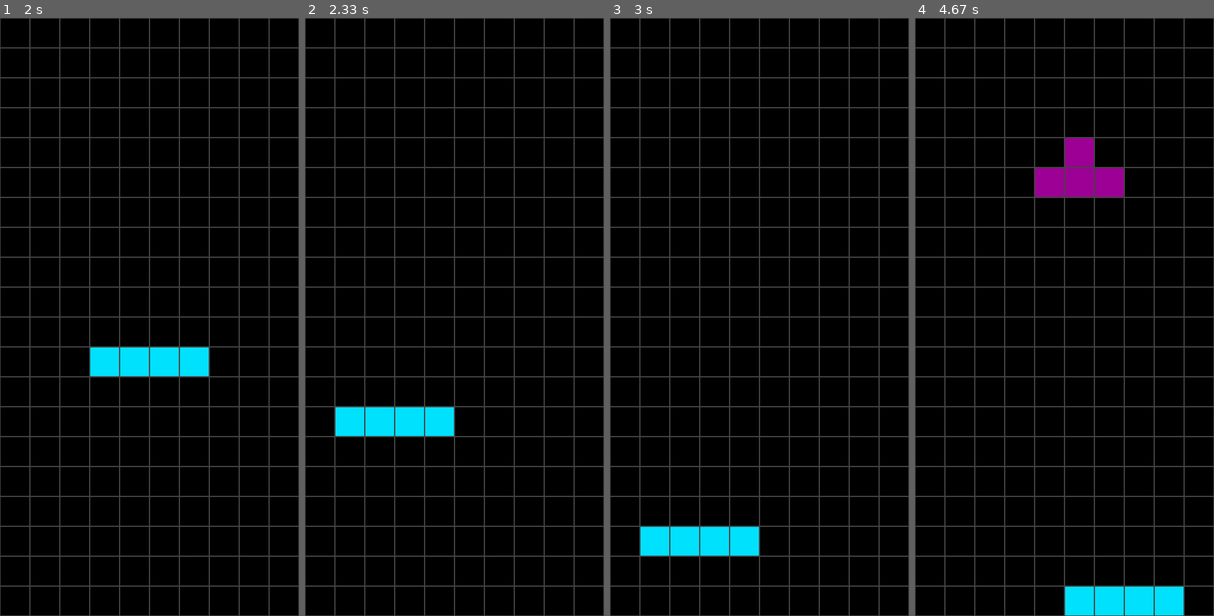
Above: before the commit, frames 1-4 (left to right).
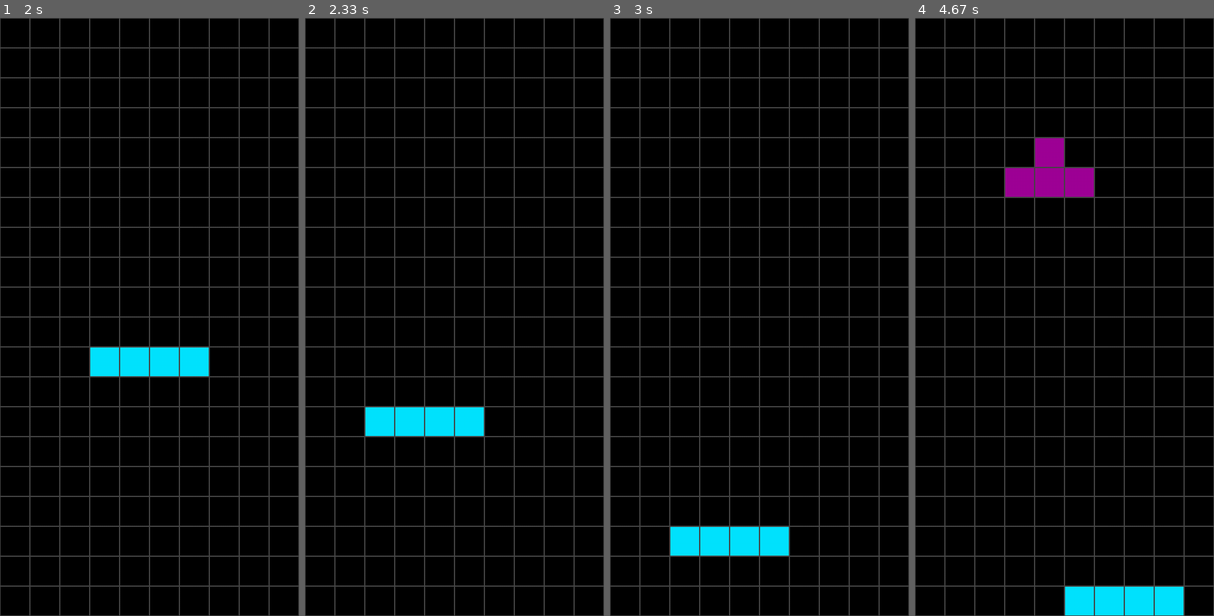
Above: after the commit, the same moments.

Repository: Dymoxz/TetrisAI
Game: pygame game, started from improved.py
Same seed, same stepped clock (60 frames per second), same inputs: the game is played once before the commit and once after it.
Inputs:
- Up to frame 1 (2 s): hold Right 0.33-0.8 s; hold Up 0.83-1.13 s; hold Right 1.17-1.63 s; hold Left from 1.67 s (still down)
- Up to frame 2 (2.33 s): release Left at 2.2 s
- Up to frame 3 (3 s): hold Up from 2.67 s (still down)
- Up to frame 4 (4.67 s): release Up at 3.03 s; hold Right 3.07-3.7 s; hold Left 3.73-4.2 s; hold Right from 4.23 s (still down)

Frame 1 is identical in both runs. In frame 2, 0.9% of the frame differs, in the area x 10-60%, y 65-70%; in frame 3, 0.9%; in frame 4, 1.8%, in the area x 30-70%, y 20-30%.

Commit message:
werkt bitch

Diff:
--- /dev/null
+++ b/domme.py
@@ -0,0 +1,219 @@
+import pygame
+import random
+
+colors = [
+    (0, 0, 0),
+    (120, 37, 179),
+    (100, 179, 179),
+    (80, 34, 22),
+    (80, 134, 22),
+    (180, 34, 22),
+    (180, 34, 122),
+]
+
+
+class Figure:
+    x = 0
+    y = 0
+
+    figures = [
+        [[1, 5, 9, 13], [4, 5, 6, 7]],
+        [[4, 5, 9, 10], [2, 6, 5, 9]],
+        [[6, 7, 9, 10], [1, 5, 6, 10]],
+        [[1, 2, 5, 9], [0, 4, 5, 6], [1, 5, 9, 8], [4, 5, 6, 10]],
+        [[1, 2, 6, 10], [5, 6, 7, 9], [2, 6, 10, 11], [3, 5, 6, 7]],
+        [[1, 4, 5, 6], [1, 4, 5, 9], [4, 5, 6, 9], [1, 5, 6, 9]],
+        [[1, 2, 5, 6]],
+    ]
+
+    def __init__(self, x, y):
+        self.x = x
+        self.y = y
+        self.type = random.randint(0, len(self.figures) - 1)
+        self.color = random.randint(1, len(colors) - 1)
+        self.rotation = 0
+
+    def image(self):
+        return self.figures[self.type][self.rotation]
+
+    def rotate(self):
+        self.rotation = (self.rotation - 1) % len(self.figures[self.type])
+
+
+class Tetris:
+    level = 2
+    score = 0
+    state = "start"
+    field = []
+    height = 0
+    width = 0
+    x = 100
+    y = 60
+    zoom = 20
+    figure = None
+
+    def __init__(self, height, width):
+        self.height = height
+        self.width = width
+        self.field = []
+        # self.score = 0
+        self.state = "start"
+        for i in range(height):
+            new_line = []
+            for j in range(width):
+                new_line.append(0)
+            self.field.append(new_line)
+
+    def new_figure(self):
+        self.figure = Figure(3, 0)
+
+    def intersects(self):
+        intersection = False
+        for i in range(4):
+            for j in range(4):
+                if i * 4 + j in self.figure.image():
+                    if i + self.figure.y > self.height - 1 or \
+                            j + self.figure.x > self.width - 1 or \
+                            j + self.figure.x < 0 or \
+                            self.field[i + self.figure.y][j + self.figure.x] > 0:
+                        intersection = True
+        return intersection
+
+    def break_lines(self):
+        lines = 0
+        for i in range(1, self.height):
+            zeros = 0
+            for j in range(self.width):
+                if self.field[i][j] == 0:
+                    zeros += 1
+            if zeros == 0:
+                lines += 1
+                for i1 in range(i, 1, -1):
+                    for j in range(self.width):
+                        self.field[i1][j] = self.field[i1 - 1][j]
+        self.score += lines ** 2
+
+    def go_space(self):
+        while not self.intersects():
+            self.figure.y += 1
+        self.figure.y -= 1
+        self.freeze()
+
+    def go_down(self):
+        self.figure.y += 1
+        if self.intersects():
+            self.figure.y -= 1
+            self.freeze()
+
+    def freeze(self):
+        for i in range(4):
+            for j in range(4):
+                if i * 4 + j in self.figure.image():
+                    self.field[i + self.figure.y][j + self.figure.x] = self.figure.color
+        self.break_lines()
+        self.new_figure()
+        if self.intersects():
+            self.state = "gameover"
+
+    def go_side(self, dx):
+        old_x = self.figure.x
+        self.figure.x += dx
+        if self.intersects():
+            self.figure.x = old_x
+
+    def rotate(self):
+        old_rotation = self.figure.rotation
+        self.figure.rotate()
+        if self.intersects():
+            self.figure.rotation = old_rotation
+
+
+# Initialize the game engine
+pygame.init()
+
+# Define some colors
+BLACK = (0, 0, 0)
+WHITE = (255, 255, 255)
+GRAY = (128, 128, 128)
+
+size = (400, 500)
+screen = pygame.display.set_mode(size)
+
+pygame.display.set_caption("Tetris")
+
+# Loop until the user clicks the close button.
+done = False
+clock = pygame.time.Clock()
+fps = 25
+game = Tetris(20, 10)
+counter = 0
+
+pressing_down = False
+
+while not done:
+    if game.figure is None:
+        game.new_figure()
+    counter += 1
+    if counter > 100000:
+        counter = 0
+
+    if counter % (fps // game.level // 2) == 0 or pressing_down:
+        if game.state == "start":
+            game.go_down()
+
+    for event in pygame.event.get():
+        pygame.key.set_repeat(150, 150)
+        if event.type == pygame.QUIT:
+            done = True
+        if event.type == pygame.KEYDOWN:
+            if event.key == pygame.K_UP:
+                game.rotate()
+            if event.key == pygame.K_DOWN:
+                pressing_down = True
+            if event.key == pygame.K_LEFT:
+                game.go_side(-1)
+            if event.key == pygame.K_RIGHT:
+                game.go_side(1)
+            if event.key == pygame.K_SPACE:
+                game.go_space()
+            if event.key == pygame.K_ESCAPE:
+                game.__init__(20, 10)
+
+    if event.type == pygame.KEYUP:
+            if event.key == pygame.K_DOWN:
+                pressing_down = False
+
+    screen.fill(WHITE)
+
+    for i in range(game.height):
+        for j in range(game.width):
+            pygame.draw.rect(screen, GRAY, [game.x + game.zoom * j, game.y + game.zoom * i, game.zoom, game.zoom], 1)
+            if game.field[i][j] > 0:
+                pygame.draw.rect(screen, colors[game.field[i][j]],
+                                 [game.x + game.zoom * j + 1, game.y + game.zoom * i + 1, game.zoom - 2, game.zoom - 1])
+
+    if game.figure is not None:
+        for i in range(4):
+            for j in range(4):
+                p = i * 4 + j
+                if p in game.figure.image():
+                    pygame.draw.rect(screen, colors[game.figure.color],
+                                     [game.x + game.zoom * (j + game.figure.x) + 1,
+                                      game.y + game.zoom * (i + game.figure.y) + 1,
+                                      game.zoom - 2, game.zoom - 2])
+
+    font = pygame.font.SysFont('Calibri', 25, True, False)
+    font1 = pygame.font.SysFont('Calibri', 65, True, False)
+    text = font.render("Score: " + str(game.score), True, BLACK)
+    text_game_over = font1.render("Game Over", True, (255, 125, 0))
+    text_game_over1 = font1.render("Press ESC", True, (255, 215, 0))
+
+    screen.blit(text, [0, 0])
+    if game.state == "gameover":
+        screen.blit(text_game_over, [20, 200])
+        screen.blit(text_game_over1, [25, 265])
+
+    pygame.display.flip()
+    clock.tick(fps)
+
+pygame.quit()
--- a/improved.py
+++ b/improved.py
@@ -206,7 +206,6 @@
 # get all the data from the shapes
 allShapesCoordsREL, allWH = initShapes(shapes)
 
-print(allWH)
 def DrawBoard():
     global blockSize
     global boardColours
@@ -223,6 +222,14 @@
         y = coords[1]
         rect = pygame.Rect(x * blockSize, y * blockSize, blockSize, blockSize)
         pygame.draw.rect(screen, color, rect)
+
+def renderBoardAfterClear(shapeCoords, color):
+    blockSize = 48
+    for coords in range(len(shapeCoords)):
+        x = shapeCoords[coords][0]
+        y = shapeCoords[coords][1]
+        rect = pygame.Rect(x * blockSize, y * blockSize, blockSize, blockSize)
+        pygame.draw.rect(screen, color[coords], rect)
 
 
 def remLastPos(abycordy, ax, by,rotation):
@@ -262,19 +269,29 @@
     return absCoords
 
 
-def clearLines(lines):
-    # lines = ycoord i.e. 3
-    bboard = board
-    for y in lines:
-        for coord in board['shapeCoords']:
-            if coord[1] == y:
-                bboard['shapeCoords'].pop(bboard['shapeCoords'].index(coord))
-                bboard['colours'].pop(bboard['colours'].index(coord))
+def clearLines(lineCoords, lineY):
+    # # lines = ycoord i.e. 3
+    # KUT = bordje
+    # for yc in lines:
+    #     for coord in bordje['shapeCoords']:
+    #         if coord[1] == yc:
+    #             KUT['colours'].pop(KUT['shapeCoords'].index(coord))
+    #             KUT['shapeCoords'].remove(coord)
+    # screen.fill(black)
+    # DrawBoard()
+    # renderBoardAfterClear(KUT['shapeCoords'], KUT['colours'])
+    # return KUT
+    for coord in lineCoords:
+        board['colours'].pop(board['shapeCoords'].index(coord))
+        board['shapeCoords'].remove(coord)
     screen.fill(black)
     DrawBoard()
-    for coord in bboard:
-        RenderShape(bboard['shapeCoords'], bboard['colours'])
-
+
+    for coord in board['shapeCoords']:
+        if coord[1] < min(lineY):
+            board['shapeCoords'][board['shapeCoords'].index(coord)][1] += len(lineY)
+
+    renderBoardAfterClear(board['shapeCoords'], board['colours'])
 # rotaion += 1 zonder te renderen
 # pak die coords
 # if coords in board
@@ -300,12 +317,12 @@
         currentShape = nextShape
     except:
         currentShape = beginShape
-    # currentShape = allShapesCoordsREL[2]
+    # currentShape = allShapesCoordsREL[3]
     nextShape = random.choice(allShapesCoordsREL)
     currentColour = colours[allShapesCoordsREL.index(currentShape)]
 
-    print(shapeNames[allShapesCoordsREL.index(currentShape)], shapeNames[allShapesCoordsREL.index(nextShape)])
-    print(allShapesCoordsREL[allShapesCoordsREL.index(currentShape)][rotation])
+    # print(shapeNames[allShapesCoordsREL.index(currentShape)], shapeNames[allShapesCoordsREL.index(nextShape)])
+    # print(allShapesCoordsREL[allShapesCoordsREL.index(currentShape)][rotation])
 
     y = 0
     x = 3
@@ -336,7 +353,6 @@
         #     ghostCoords.append([coord[0], underY[absCoords.index(coord)]])
 
         for coord in ghostCoords:
-            print(coord)
             rect = pygame.Rect(coord[0] * blockSize, coord[1] * blockSize, blockSize, blockSize)
             pygame.draw.rect(screen, currentColour, rect)
 
@@ -351,26 +367,21 @@
                     dropping = False
                     board['shapeCoords'].extend(absCoords)
                     board['colours'].extend([currentColour] * len(absCoords))
-
-
-
                     yFill = []
+                    coordsToClear = []
                     linesToBeCleared = []
-                    for coords in board['shapeCoords']:
-                        yList = []
-                        yList.append(coords[1])
-                        for i in range(0,19):
-                            aaa = yList.count(i)
-                            yFill.append(aaa)
-                    for line in range(0,19):
-                        if yFill[line] == 10:
-                            clearedline = line
-                            linesToBeCleared.append(clearedline)
+                    for coord in board['shapeCoords']:
+                        yFill.append(coord[1])
+                    for y in yFill:
+                        if yFill.count(y) == 10 and y not in linesToBeCleared:
+                            linesToBeCleared.append(y)
+                    print(linesToBeCleared)
+                    for line in linesToBeCleared:
+                        for coord in board['shapeCoords']:
+                            if coord[1] == line:
+                                coordsToClear.append(coord)
                     if len(linesToBeCleared) > 0:
-                        print('cleared lines', linesToBeCleared)
-                        # clearLines(linesToBeCleared)
-
-
+                        clearLines(coordsToClear, linesToBeCleared)
 
             else:
                 remLastPos(currentShape, x, y,rotation)
@@ -381,7 +392,7 @@
                 bb = 0
 
         for event in pygame.event.get():
-            pygame.key.set_repeat(200, 100)
+            pygame.key.set_repeat(150, 150)
             if event.type == pygame.QUIT:
                 running = False
                 dropping = False
